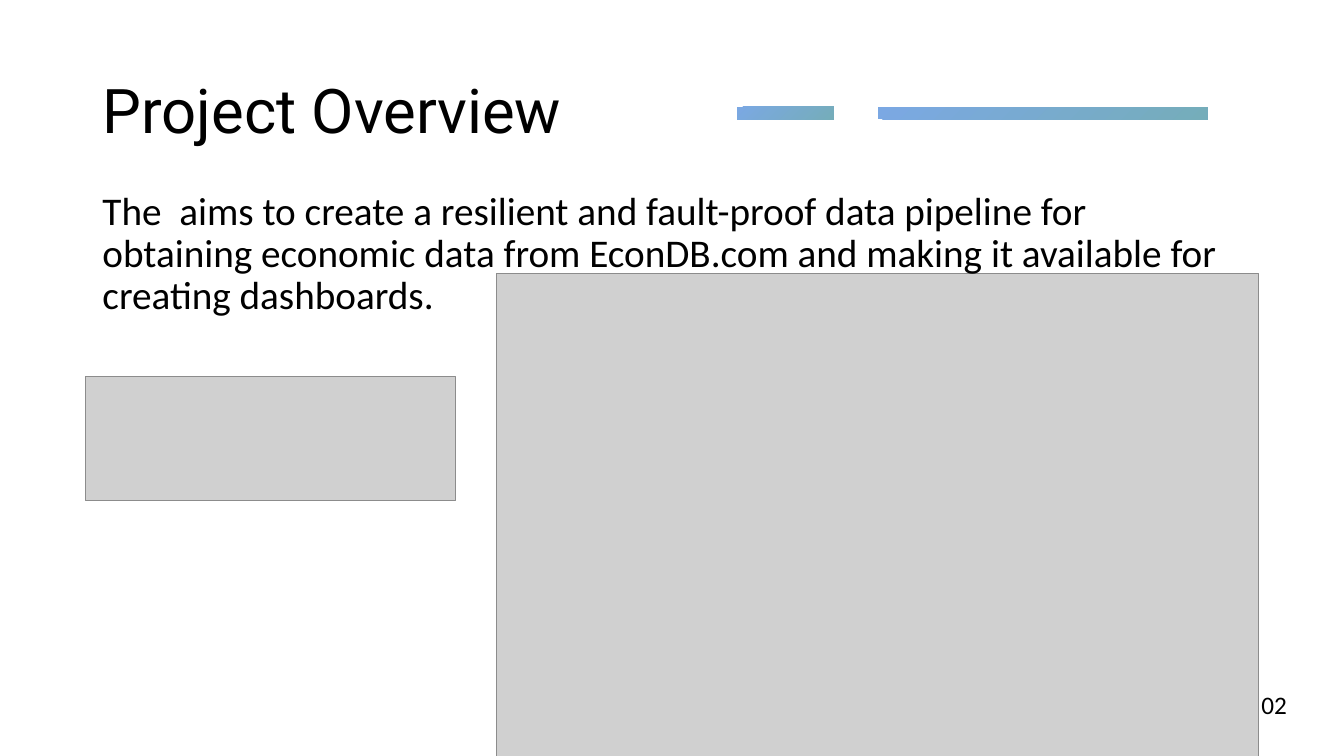
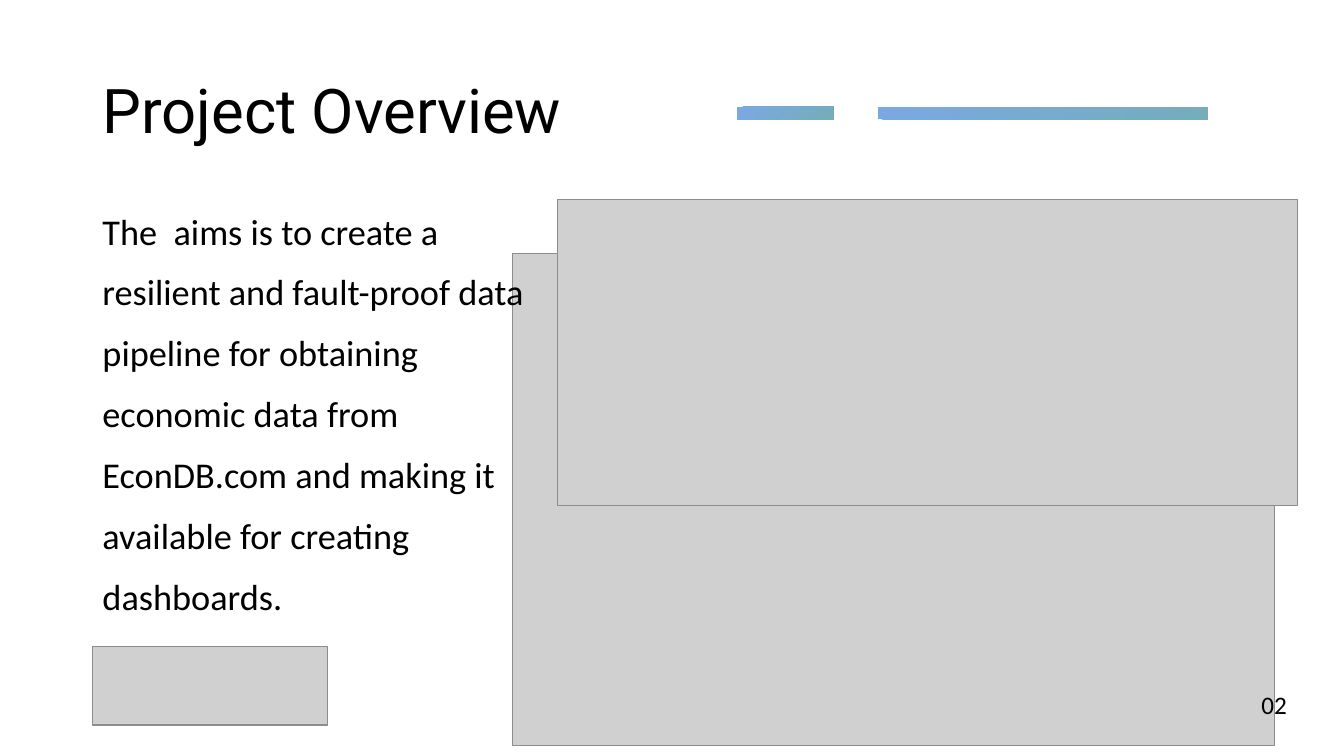
Before and after one commit to john-ml-dev/econdb_project, a slide deck: slide 2 of Docs/EconSage_Project.pptx. Drawn at 1344x756 pixels with LibreOffice and Linux fonts; fonts in the diff are those of the drawing; grey boxes stand for pictures. Boxes give left, top, right and bottom in pixels: in the first picture for what was removed or moved away, otherwise in the second. Text is boxed around its words. In the diff, an @@ line names an element or a change of style, - is before the commit and + after.

```diff
--- a/Docs/EconSage_Project.pptx
+++ b/Docs/EconSage_Project.pptx
@@ picture added at (x1=558, y1=200, x2=1298, y2=506) @@
@@ text at (x1=102, y1=219, x2=523, y2=611): text changed; size 28 to 25.9 pt @@
-The aims to create a resilient and fault-proof data pipeline for obtaining economic data from EconDB.com and making it available for creating dashboards.
+The aims is to create a resilient and fault-proof data pipeline for obtaining economic data from EconDB.com and making it available for creating dashboards.
@@ picture resized from (x1=497, y1=273, x2=1259, y2=756) to (x1=512, y1=253, x2=1274, y2=746) @@
@@ picture resized from (x1=85, y1=376, x2=456, y2=500) to (x1=93, y1=646, x2=328, y2=725) @@
```
Also in this commit, not shown: 9 other slides changed, 3 other files.
